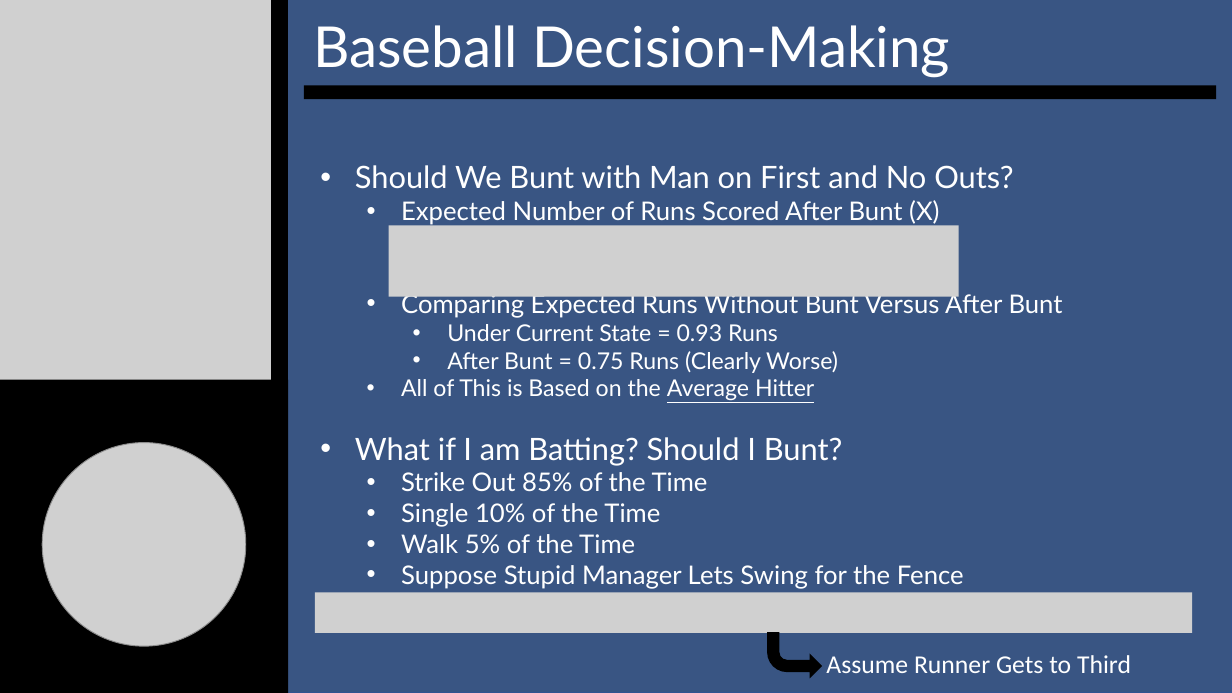
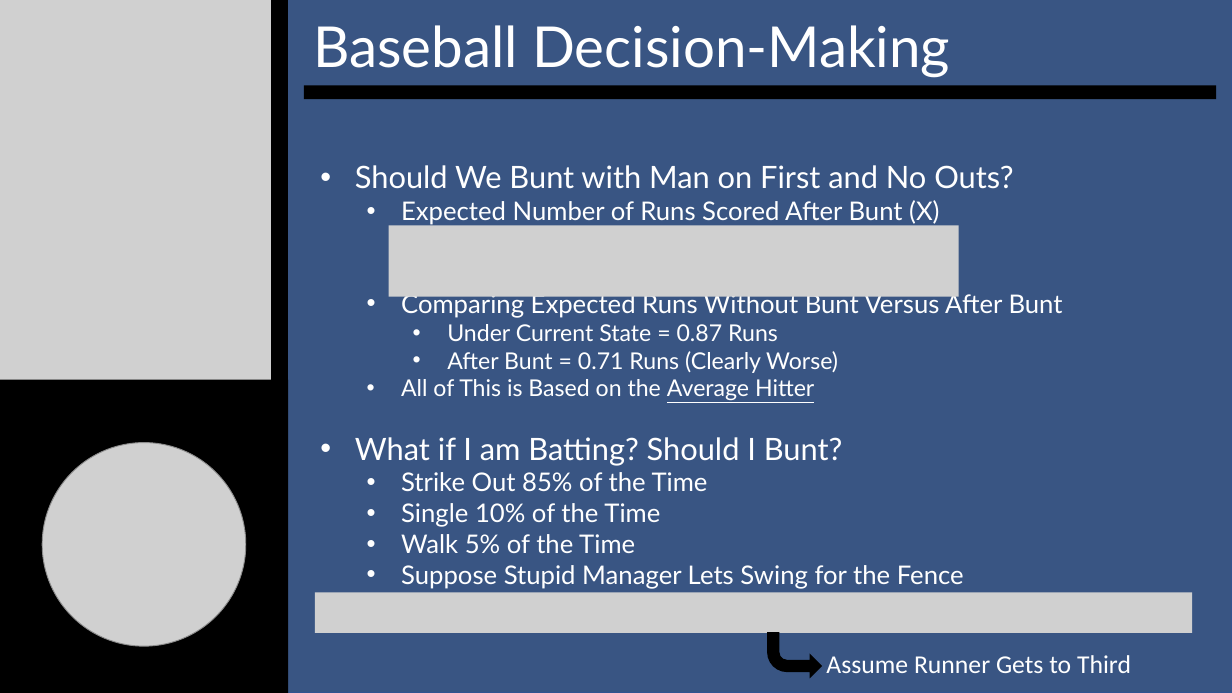
Before and after one commit to SuperMarioGiacomazzo/STOR538_WEBSITE, a slide deck: slide 9 of Slides/Baseball 5/Baseball_5_Lecture.pptx. Drawn at 1232x693 pixels with LibreOffice and Linux fonts; fonts in the diff are those of the drawing; grey boxes stand for pictures. Boxes give left, top, right and bottom in pixels: in the first picture for what was removed or moved away, otherwise in the second. Text is boxed around its words. In the diff, an @@ line names an element or a change of style, - is before the commit and + after.

```diff
--- a/Slides/Baseball 5/Baseball_5_Lecture.pptx
+++ b/Slides/Baseball 5/Baseball_5_Lecture.pptx
@@ text at [447,324,838,373]: text changed @@
-    • Under Current State = 0.93 Runs
-    • After Bunt = 0.75 Runs (Clearly Worse)
+    • Under Current State = 0.87 Runs
+    • After Bunt = 0.71 Runs (Clearly Worse)
```
Also in this commit, not shown: 6 other slides changed, 6 other files.
